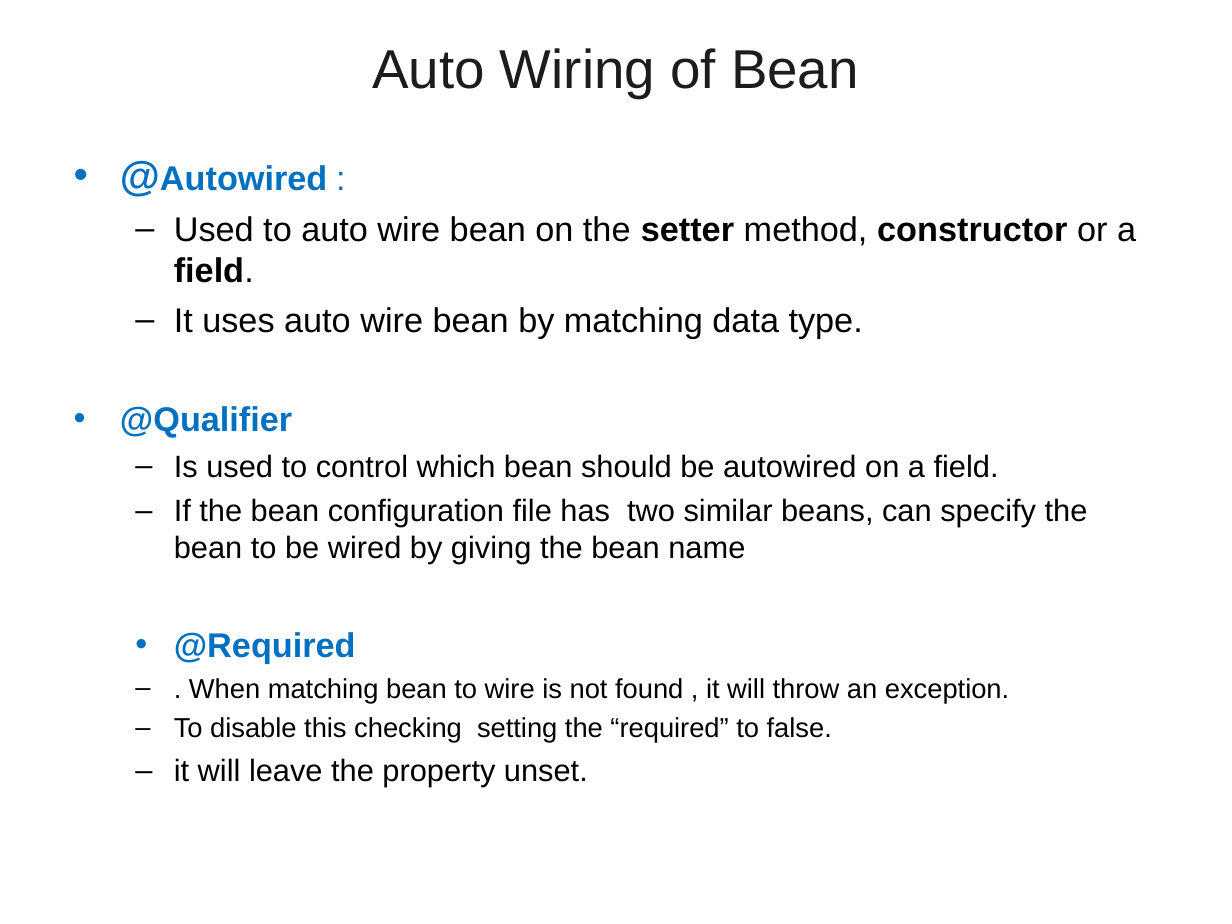
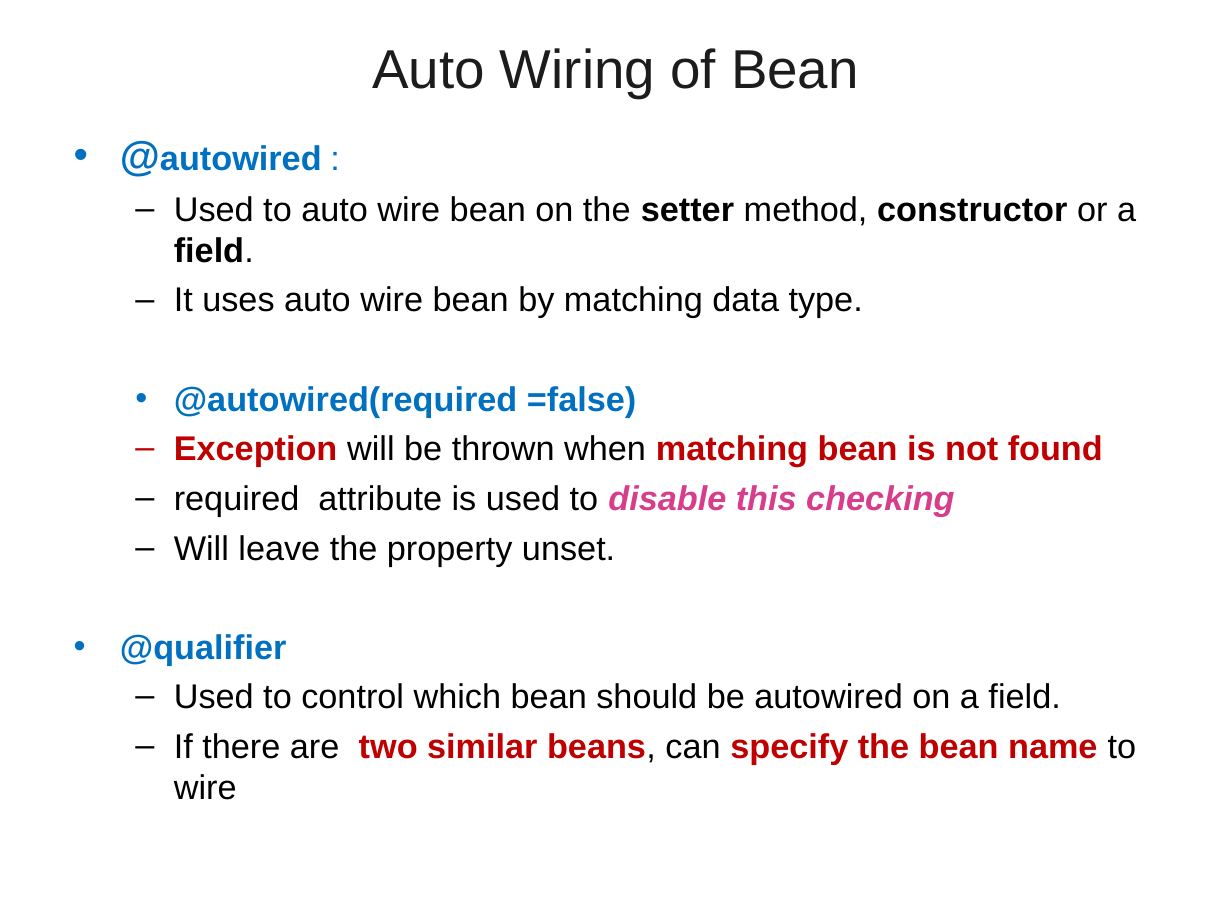
Before and after one commit to vatsank/spring_presentations, a slide deck: slide 65 of SpringBoot_Module1_Ver01.ppt (slide 57 before the commit). Drawn at 1232x924 pixels with LibreOffice and Linux fonts; fonts in the diff are those of the drawing; background and template pictures are left out. Boxes give left, top, right and bottom in pixels: in the first picture for what was removed or moved away, otherwise in the second. Text is boxed around its words. In the diff, an @@ line names an element or a change of style, - is before the commit and + after.

```diff
--- a/SpringBoot_Module1_Ver01.ppt
+++ b/SpringBoot_Module1_Ver01.ppt
@@ text "@autowired :": place and size @@
-text "@autowired :" at (120, 165, 1136, 787)
+text "@autowired :" at (120, 145, 1137, 800)
@@ text at (160, 145, 322, 171): text changed @@
-• @Autowired :
+• @autowired :
@@ text at (120, 386, 1137, 800): text changed; size 18 to 20 pt @@
-• @Qualifier
-  – Is used to control which bean should be autowired on a field.
-  – If the bean configuration file has two similar beans, can specify the bean to be wired by giving the bean name
-  • @Required
-  – . When matching bean to wire is not found , it will throw an exception.
-  – To disable this checking setting the “required” to false.
-  – it will leave the property unset.
+  • @autowired(required =false)
+  – Exception will be thrown when matching bean is not found
+  – required attribute is used to disable this checking
+  – Will leave the property unset.
+• @qualifier
+  – Used to control which bean should be autowired on a field.
+  – If there are two similar beans, can specify the bean name to wire
```
Also in this commit, not shown: 31 other slides changed, 13 slides added, 24 slides removed.
